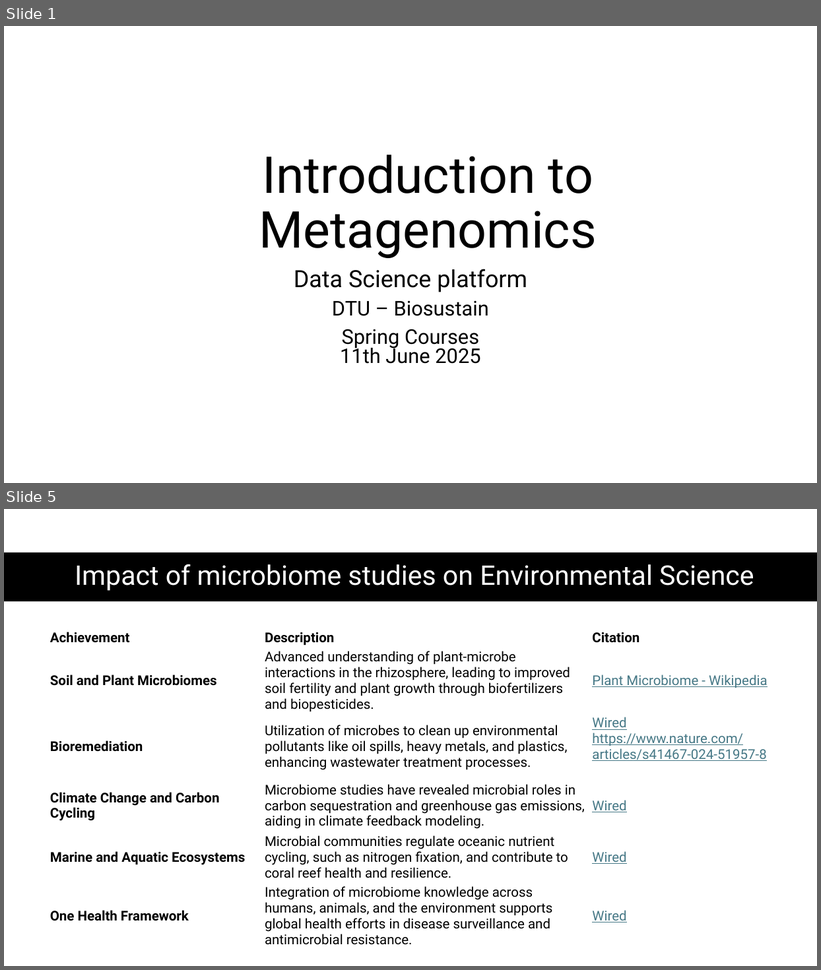
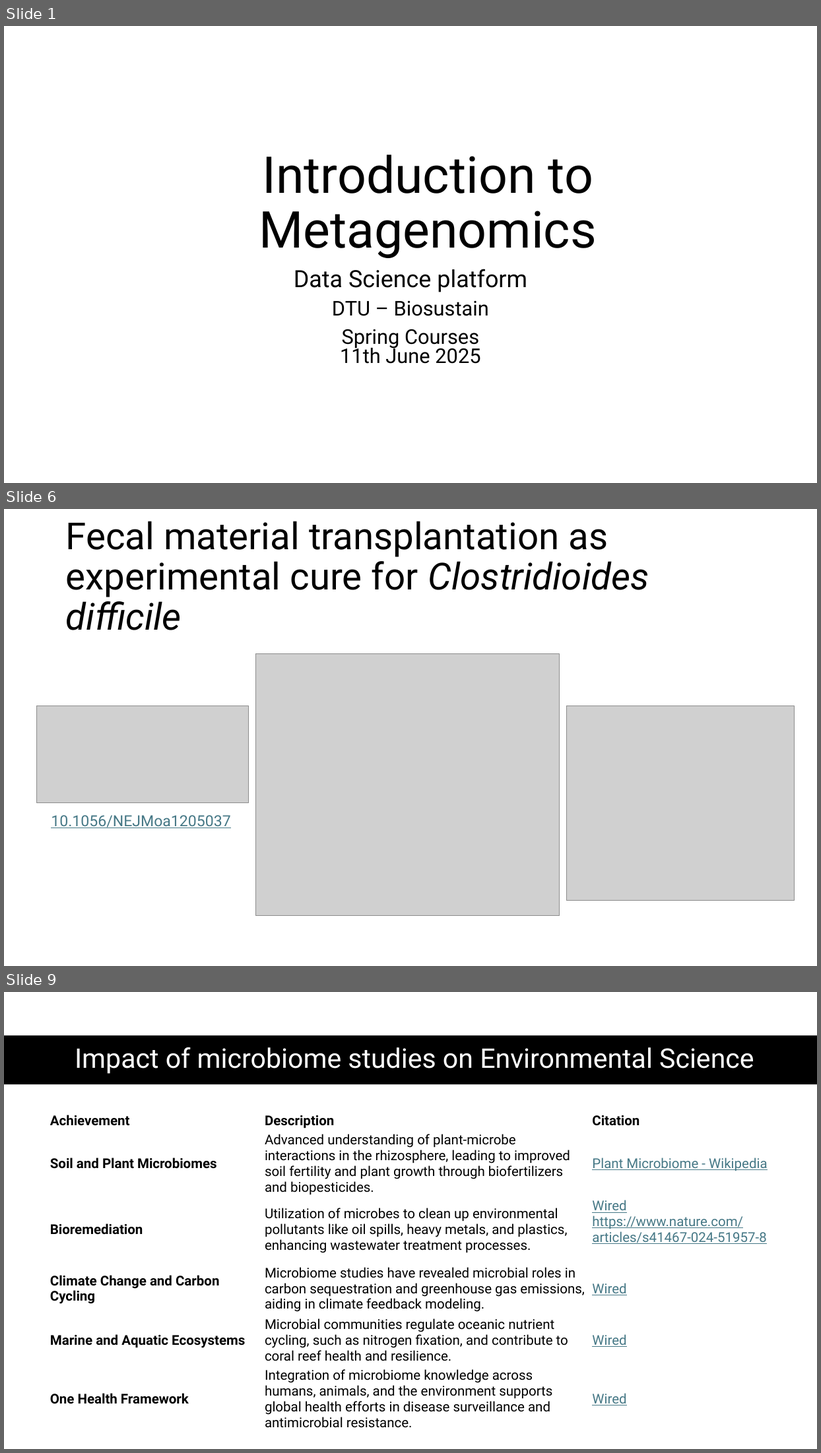
Before and after one commit to biosustain/dsp_metagenomics_training, a slide deck: course_contents/IntroMetagenomics.pptx. Shown one above the other, each under a label of ours: slides 1 and 5 before the commit, slides 1, 6 and 9 after it; the slides between them are not shown. The pictures are 821x970 and 821x1453 pixels, drawn with LibreOffice and Linux fonts; fonts in the diff are those of the drawing; grey boxes stand for pictures. Boxes give left, top, right and bottom in pixels: in the first picture for what was removed or moved away, otherwise in the second. Text is boxed around its words. In the diff, an @@ line names an element or a change of style, - is before the commit and + after.

```diff
--- a/course_contents/IntroMetagenomics.pptx
+++ b/course_contents/IntroMetagenomics.pptx
@@ slide 6 added at bbox=[4, 509, 817, 966], background #FFFFFF @@
@@ title added at bbox=[66, 521, 649, 630], 44 pt, text #000000 @@
+Fecal material transplantation as experimental cure for Clostridioides difficile
@@ picture added at bbox=[256, 654, 560, 916] @@
@@ picture added at bbox=[36, 706, 249, 803] @@
@@ picture added at bbox=[567, 706, 795, 901] @@
@@ text added at bbox=[51, 815, 231, 828], 18 pt, text #467886, underline @@
+10.1056/NEJMoa1205037
@@ what was slide 5 is now slide 9 @@
```
Also in this commit, not shown: 7 other slides added, 3 slides removed.
